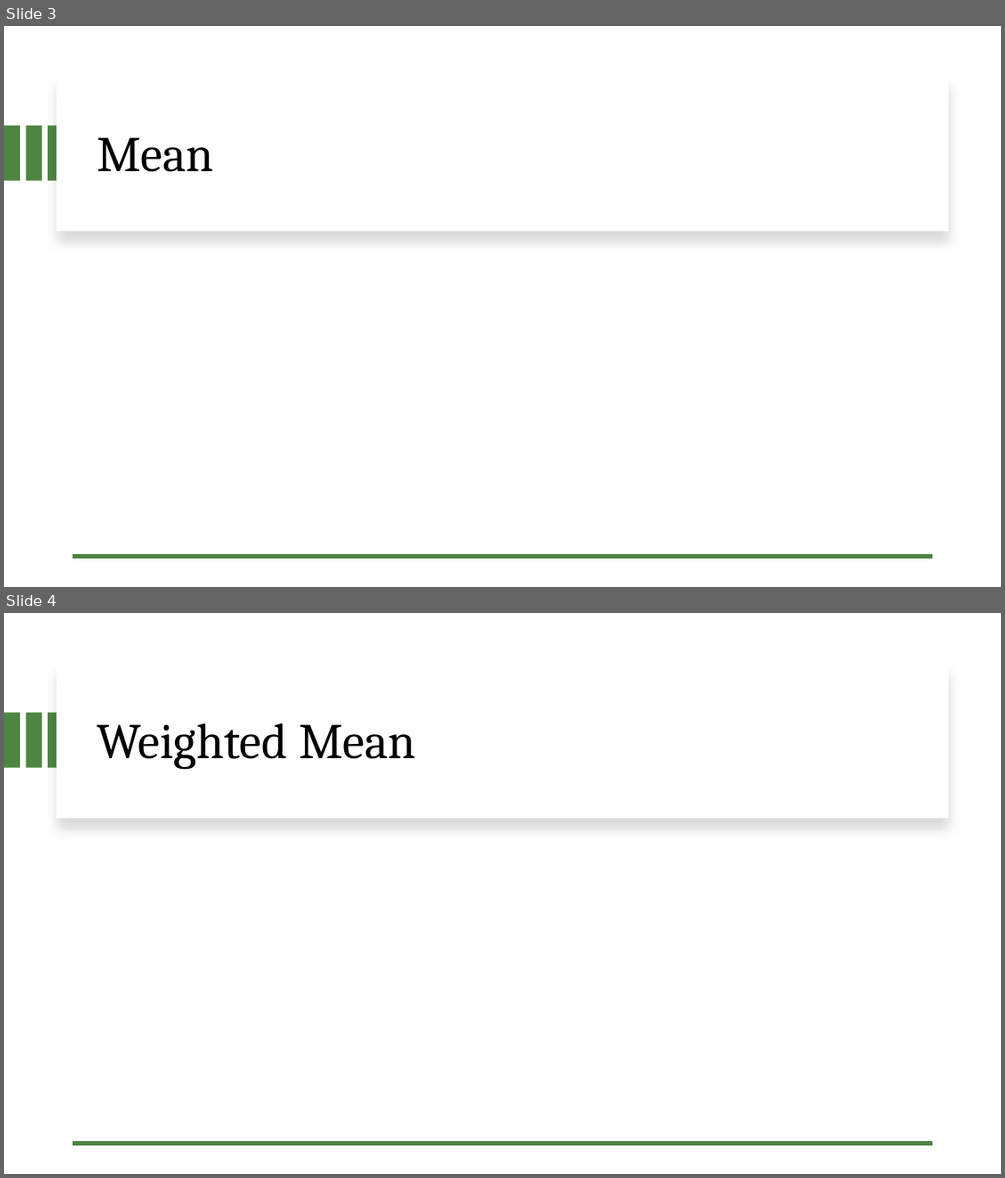
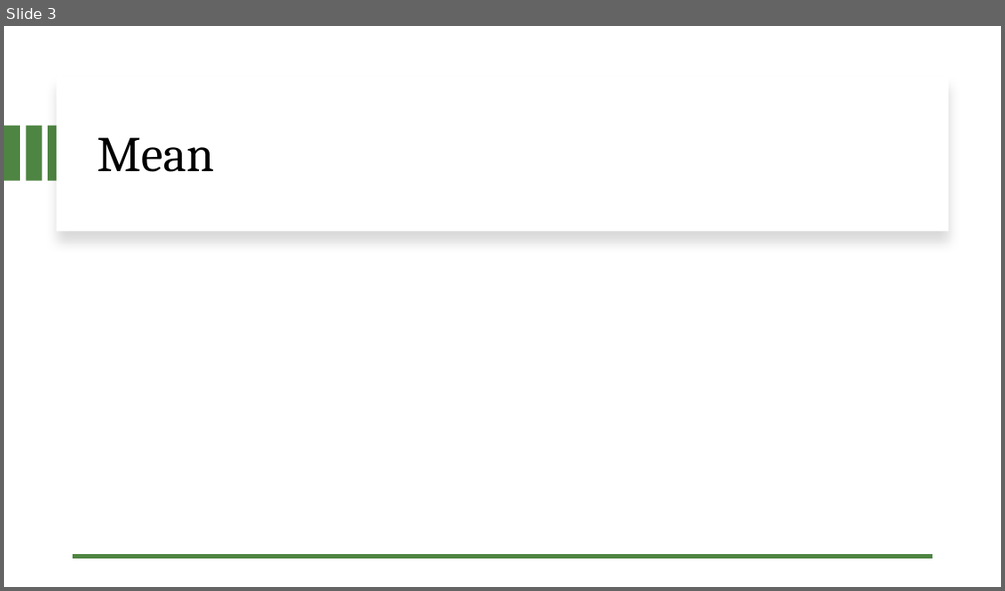
Before and after one commit to Sanjana-max/Analysis, a slide deck: Statistics.pptx. Shown one above the other, each under a label of ours: slides 3 and 4 before the commit, slide 3 after it. The pictures are 1005x1178 and 1005x591 pixels, drawn with LibreOffice and Linux fonts; fonts in the diff are those of the drawing; grey boxes stand for pictures. Boxes give left, top, right and bottom in pixels: in the first picture for what was removed or moved away, otherwise in the second. Text is boxed around its words. In the diff, an @@ line names an element or a change of style, - is before the commit and + after.

```diff
--- a/Statistics.pptx
+++ b/Statistics.pptx
@@ slide 4 removed at (x1=4, y1=613, x2=1001, y2=1174), background #FFFFFF @@
@@ rectangle removed at (x1=57, y1=663, x2=948, y2=818) @@
@@ rectangle removed at (x1=4, y1=713, x2=20, y2=768) @@
@@ rectangle removed at (x1=25, y1=713, x2=41, y2=768) @@
@@ rectangle removed at (x1=48, y1=713, x2=64, y2=768) @@
@@ title removed at (x1=97, y1=723, x2=416, y2=770) @@
-Weighted Mean
@@ line removed from (933, 1143) to (73, 1143) @@
```
Also in this commit, not shown: 2 other files.
